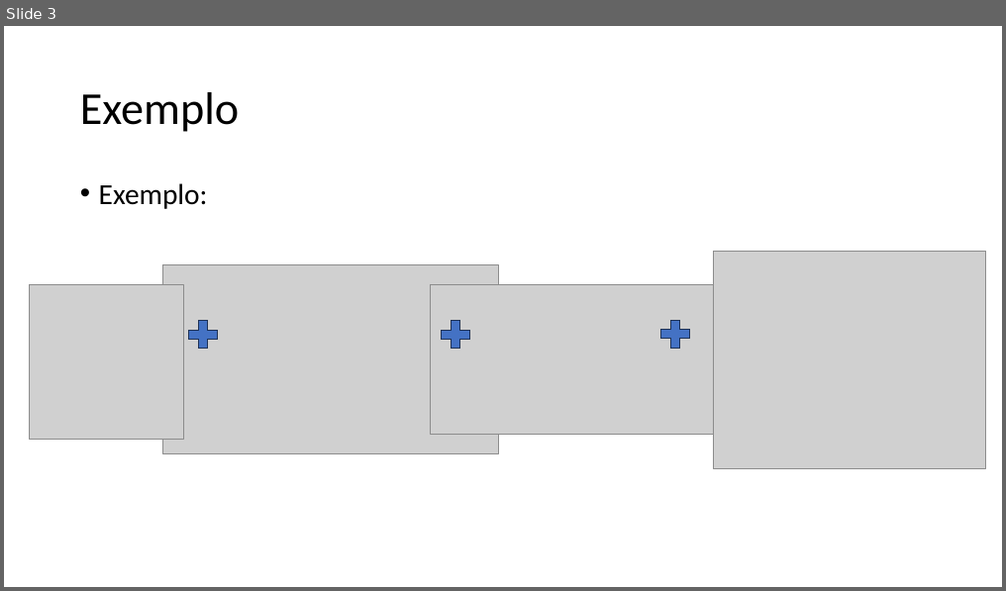
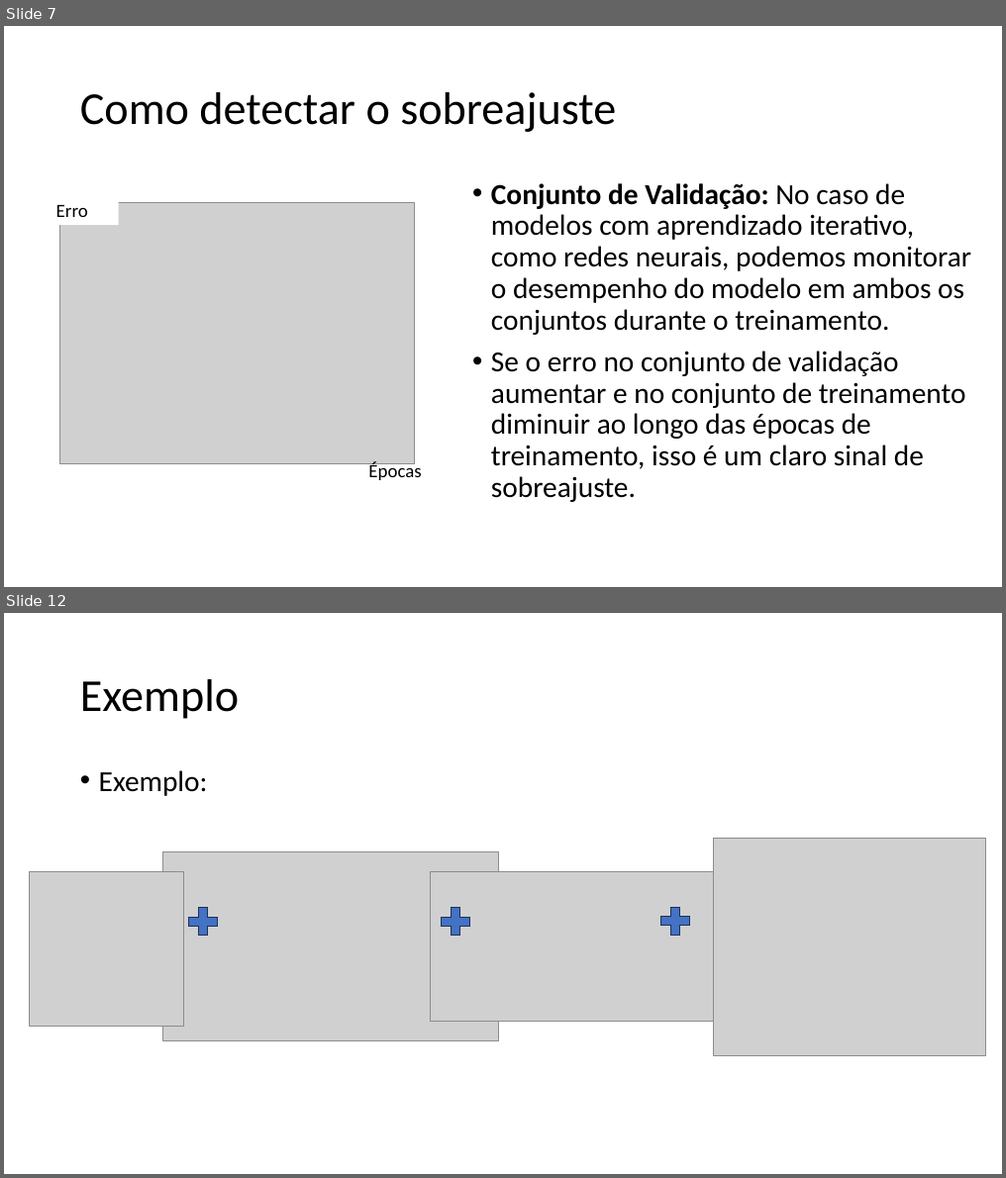
Before and after one commit to zz4fap/tp557-iot-ml, a slide deck: slides/TP557_13.pptx. Shown one above the other, each under a label of ours: slide 3 before the commit, slides 7 and 12 after it; the slides between them are not shown. The pictures are 1006x591 and 1006x1178 pixels, drawn with LibreOffice and Linux fonts; fonts in the diff are those of the drawing; grey boxes stand for pictures. Boxes give left, top, right and bottom in pixels: in the first picture for what was removed or moved away, otherwise in the second. Text is boxed around its words. In the diff, an @@ line names an element or a change of style, - is before the commit and + after.

```diff
--- a/slides/TP557_13.pptx
+++ b/slides/TP557_13.pptx
@@ slide 7 added at <box>4,26,1002,587</box>, background #FFFFFF @@
@@ title added at <box>80,92,616,132</box>, 44 pt, text #000000 @@
+Como detectar o sobreajuste
@@ rectangle added at <box>49,195,119,225</box>, fill #FFFFFF, 18 pt, text #000000 @@
+Erro
@@ picture added at <box>59,202,414,464</box> @@
@@ text added at <box>491,183,971,502</box>, 28 pt, text #000000 @@
+• Conjunto de Validação: No caso de modelos com aprendizado iterativo, como redes neurais, podemos monitorar o desempenho do modelo em ambos os conjuntos durante o treinamento.
+• Se o erro no conjunto de validação aumentar e no conjunto de treinamento diminuir ao longo das épocas de treinamento, isso é um claro sinal de sobreajuste.
@@ text added at <box>368,463,421,480</box>, 18 pt, text #000000 @@
+Épocas
@@ what was slide 3 is now slide 12 @@
```
Also in this commit, not shown: 3 slides changed, 8 other slides added, 3 other files.
